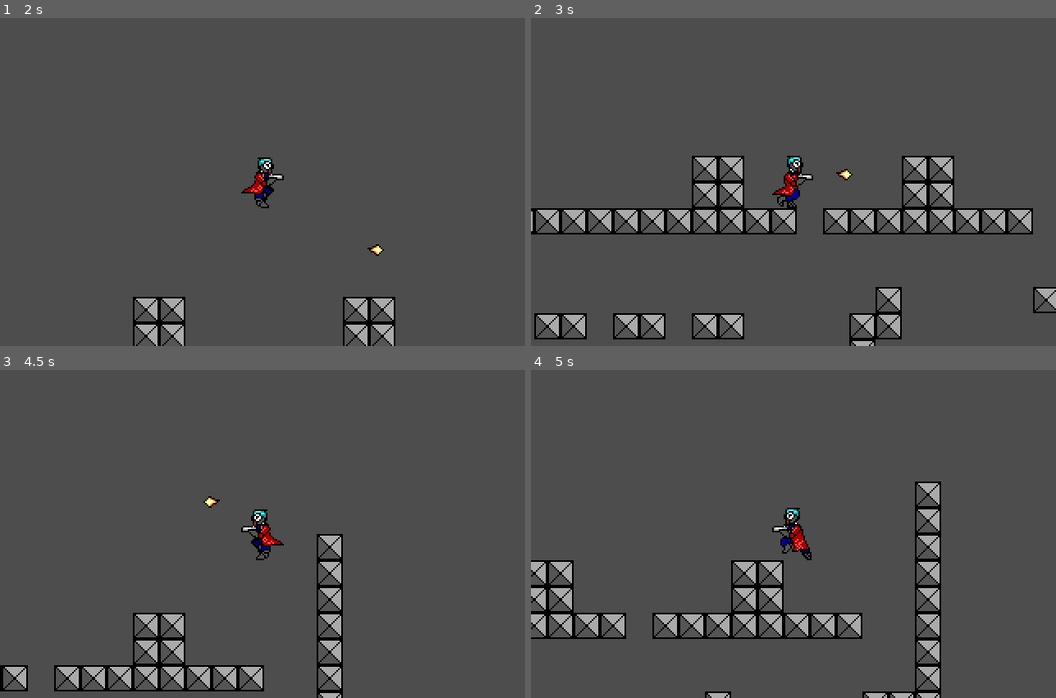
Above: before the commit, frames 1-4 (two rows, left to right).
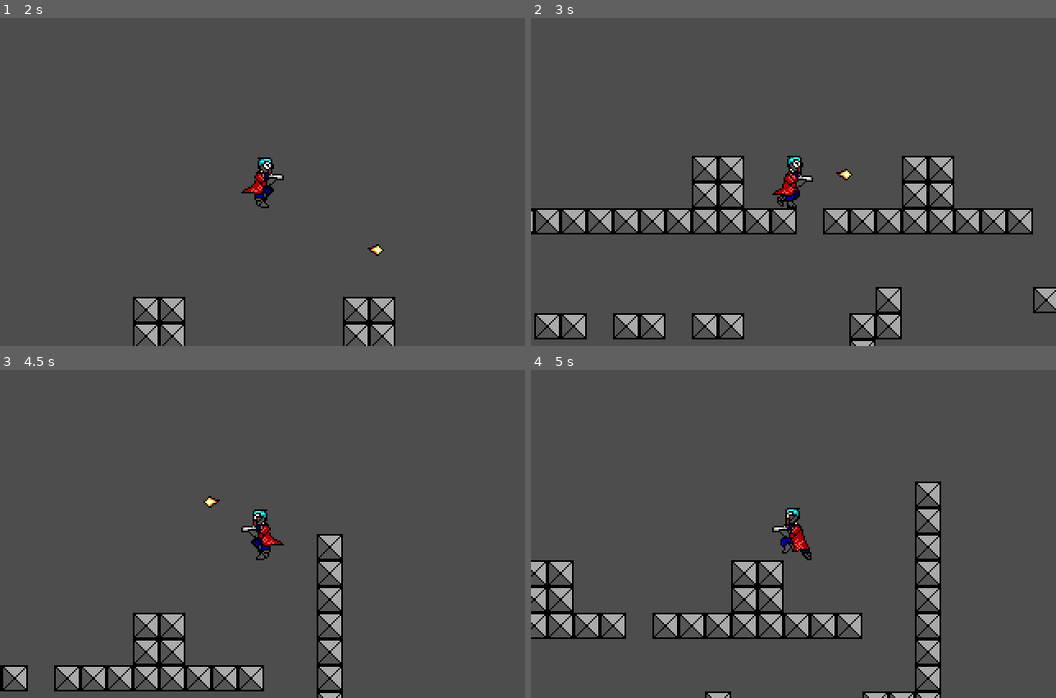
Above: after the commit, the same moments.

Repository: jucarave/nullfire
Game: Godot game, scene res://scenes/test_scene.tscn
The game is run twice, just before and just after one commit, with the same random seed, the same clock (stepped at 60 frames per second) and the same inputs. The project has no main scene, so this scene is started directly.
Inputs:
- Up to frame 1 (2 s): hold Right (right) from 0.53 s (still down); tap A (shoot) at 0.6, 1.55 s; tap D (jump) at 0.77, 0.8, 1.07, 1.35, 1.52, 1.82 s
- Up to frame 2 (3 s): release Right (right) at 2.03 s; hold Left (left) 2.03-2.78 s; tap A (shoot) at 2.1, 2.85 s; tap D (jump) at 2.3 s; hold Right (right) from 2.78 s (still down)
- Up to frame 3 (4.5 s): tap D (jump) at 3.02, 3.32, 3.6, 3.77, 4.07 s; release Right (right) at 4.28 s; hold Left (left) from 4.28 s (still down); tap A (shoot) at 4.35 s
- Up to frame 4 (5 s): keep holding Left (left); tap D (jump) at 4.52, 4.82 s

Frame 1 is identical in both runs. In frame 2, 0.2% of the frame differs, in the area x 47-54%, y 47-57%; in frame 3, less than 0.1%; in frame 4, less than 0.1%.

Commit message:
feat: draw reverse sprites
Instead of changing the handinness of the character now the sprites
are drawn in both directions to keep these details persistent

Diff:
--- a/entities/player.gd
+++ b/entities/player.gd
@@ -7,6 +7,7 @@
 var is_animation_busy: bool = false         # The animations are usually controlled by a function, when this variable is true it means that we are busy playing an animation that must override the rest
 var shooting_lower_delay: float = 0         # In seconds, how much time needs to pass to lower the gun after the last shot
 var projectile: Projectile = null           # Current projectile
+var flip_h: bool = false                    # Is the player looking to the left?
 
 @export var gravity: int = 10
 @export var movement_speed: int = 128
@@ -17,12 +18,19 @@
 @onready var ceiling_raycast: ShapeCast2D = $CeilingRaycast
 @onready var projectile_spawn_point: Node2D = $ProjectileSpawnPoint
 
+func get_sprite_suffix() -> String:
+	var facing_direction: String = "r_"
+	if flip_h:
+		facing_direction = "l_"
+
+	return facing_direction + weapon
+
 func process_movement() -> void:
 	var hor: float = Input.get_axis("left", "right")
 
 	if hor != 0.0:
 		velocity.x = movement_speed * hor
-		sprite.flip_h = hor < 0;
+		flip_h = hor < 0;
 	else:
 		velocity.x = 0
 
@@ -44,14 +52,14 @@
 	projectile = projectile_scene.instantiate()
 	get_tree().root.add_child(projectile)
 	projectile.global_position = global_position
-	projectile.initialize(sprite.flip_h, projectile_spawn_point.position)
+	projectile.initialize(flip_h, projectile_spawn_point.position)
 	projectile.on_destroy.connect(on_projectile_destroy)
 
 func process_shoot() -> void:
 	if  Input.is_action_just_pressed("shoot"):
 		if shooting_lower_delay == 0 and is_idle():
 			is_animation_busy = true
-			sprite.play("idle_" + weapon + "_raise")
+			sprite.play("idle_" + get_sprite_suffix() + "_raise")
 
 		if shooting_lower_delay > 0 or not is_idle():
 			spawn_projectile()
@@ -72,26 +80,26 @@
 
 			if is_idle():
 				is_animation_busy = true
-				sprite.play("idle_" + weapon + "_lower")
+				sprite.play("idle_" + get_sprite_suffix() + "_lower")
 				return
 
 	if is_on_floor():
 		if velocity.x != 0:
-			sprite.play("run_" + weapon + sprite_suffix)
+			sprite.play("run_" + get_sprite_suffix() + sprite_suffix)
 		else:
-			sprite.play("idle_" + weapon + sprite_suffix)
+			sprite.play("idle_" + get_sprite_suffix() + sprite_suffix)
 	elif velocity.y > 0:
-		sprite.play("fall_" + weapon + sprite_suffix)
+		sprite.play("fall_" + get_sprite_suffix() + sprite_suffix)
 	elif velocity.y < 0:
-		sprite.play("jump_" + weapon + sprite_suffix)
+		sprite.play("jump_" + get_sprite_suffix() + sprite_suffix)
 
 func _on_animated_sprite_2d_animation_finished() -> void:
-	if sprite.animation == "idle_" + weapon + "_lower":
+	if sprite.animation == "idle_" + get_sprite_suffix() + "_lower":
 		is_animation_busy = false
-	elif sprite.animation == "idle_" + weapon + "_raise":
+	elif sprite.animation == "idle_" + get_sprite_suffix() + "_raise":
 		is_animation_busy = false
 		spawn_projectile()
-		sprite.play("idle_gun_aim")
+		sprite.play("idle_" + get_sprite_suffix() + "_aim")
 
 func _process(delta: float) -> void:
 	process_shoot()
--- a/entities/player.tscn
+++ b/entities/player.tscn
@@ -1,9 +1,17 @@
-[gd_scene load_steps=27 format=3 uid="uid://bp5i70pyp0jr0"]
+[gd_scene load_steps=47 format=3 uid="uid://bp5i70pyp0jr0"]
 
 [ext_resource type="Script" uid="uid://ca3wiu248mib4" path="res://entities/player.gd" id="1_b0kkn"]
 [ext_resource type="Texture2D" uid="uid://dtq4k8f3ja4oi" path="res://sprites/red_strike.png" id="1_merdl"]
 [ext_resource type="PackedScene" uid="uid://dpwqbsxsy3osx" path="res://entities/projectile.tscn" id="2_e4p34"]
 
+[sub_resource type="AtlasTexture" id="AtlasTexture_ib8tg"]
+atlas = ExtResource("1_merdl")
+region = Rect2(288, 64, 32, 32)
+
+[sub_resource type="AtlasTexture" id="AtlasTexture_rcwxb"]
+atlas = ExtResource("1_merdl")
+region = Rect2(288, 128, 32, 32)
+
 [sub_resource type="AtlasTexture" id="AtlasTexture_qsoyl"]
 atlas = ExtResource("1_merdl")
 region = Rect2(32, 64, 32, 32)
@@ -12,6 +20,38 @@
 atlas = ExtResource("1_merdl")
 region = Rect2(32, 128, 32, 32)
 
+[sub_resource type="AtlasTexture" id="AtlasTexture_28s6d"]
+atlas = ExtResource("1_merdl")
+region = Rect2(256, 0, 32, 32)
+
+[sub_resource type="AtlasTexture" id="AtlasTexture_cicqb"]
+atlas = ExtResource("1_merdl")
+region = Rect2(384, 0, 32, 32)
+
+[sub_resource type="AtlasTexture" id="AtlasTexture_hj0ki"]
+atlas = ExtResource("1_merdl")
+region = Rect2(384, 0, 32, 32)
+
+[sub_resource type="AtlasTexture" id="AtlasTexture_fruft"]
+atlas = ExtResource("1_merdl")
+region = Rect2(352, 0, 32, 32)
+
+[sub_resource type="AtlasTexture" id="AtlasTexture_slxql"]
+atlas = ExtResource("1_merdl")
+region = Rect2(256, 0, 32, 32)
+
+[sub_resource type="AtlasTexture" id="AtlasTexture_evlff"]
+atlas = ExtResource("1_merdl")
+region = Rect2(256, 0, 32, 32)
+
+[sub_resource type="AtlasTexture" id="AtlasTexture_7db53"]
+atlas = ExtResource("1_merdl")
+region = Rect2(352, 0, 32, 32)
+
+[sub_resource type="AtlasTexture" id="AtlasTexture_plaij"]
+atlas = ExtResource("1_merdl")
+region = Rect2(384, 0, 32, 32)
+
 [sub_resource type="AtlasTexture" id="AtlasTexture_b0kkn"]
 atlas = ExtResource("1_merdl")
 region = Rect2(0, 0, 32, 32)
@@ -44,6 +84,14 @@
 atlas = ExtResource("1_merdl")
 region = Rect2(128, 0, 32, 32)
 
+[sub_resource type="AtlasTexture" id="AtlasTexture_d2i2q"]
+atlas = ExtResource("1_merdl")
+region = Rect2(256, 64, 32, 32)
+
+[sub_resource type="AtlasTexture" id="AtlasTexture_mdqif"]
+atlas = ExtResource("1_merdl")
+region = Rect2(256, 128, 32, 32)
+
 [sub_resource type="AtlasTexture" id="AtlasTexture_6nm46"]
 atlas = ExtResource("1_merdl")
 region = Rect2(0, 64, 32, 32)
@@ -51,6 +99,38 @@
 [sub_resource type="AtlasTexture" id="AtlasTexture_1n8aq"]
 atlas = ExtResource("1_merdl")
 region = Rect2(0, 128, 32, 32)
+
+[sub_resource type="AtlasTexture" id="AtlasTexture_egchw"]
+atlas = ExtResource("1_merdl")
+region = Rect2(256, 32, 32, 32)
+
+[sub_resource type="AtlasTexture" id="AtlasTexture_ykqge"]
+atlas = ExtResource("1_merdl")
+region = Rect2(288, 32, 32, 32)
+
+[sub_resource type="AtlasTexture" id="AtlasTexture_sn2x3"]
+atlas = ExtResource("1_merdl")
+region = Rect2(320, 32, 32, 32)
+
+[sub_resource type="AtlasTexture" id="AtlasTexture_y10x8"]
+atlas = ExtResource("1_merdl")
+region = Rect2(352, 32, 32, 32)
+
+[sub_resource type="AtlasTexture" id="AtlasTexture_1sc42"]
+atlas = ExtResource("1_merdl")
+region = Rect2(256, 96, 32, 32)
+
+[sub_resource type="AtlasTexture" id="AtlasTexture_0t50q"]
+atlas = ExtResource("1_merdl")
+region = Rect2(288, 96, 32, 32)
+
+[sub_resource type="AtlasTexture" id="AtlasTexture_5qcl2"]
+atlas = ExtResource("1_merdl")
+region = Rect2(320, 96, 32, 32)
+
+[sub_resource type="AtlasTexture" id="AtlasTexture_1w6s4"]
+atlas = ExtResource("1_merdl")
+region = Rect2(352, 96, 32, 32)
 
 [sub_resource type="AtlasTexture" id="AtlasTexture_merdl"]
 atlas = ExtResource("1_merdl")
@@ -88,10 +168,26 @@
 animations = [{
 "frames": [{
 "duration": 1.0,
+"texture": SubResource("AtlasTexture_ib8tg")
+}],
+"loop": true,
+"name": &"fall_l_gun",
+"speed": 5.0
+}, {
+"frames": [{
+"duration": 1.0,
+"texture": SubResource("AtlasTexture_rcwxb")
+}],
+"loop": true,
+"name": &"fall_l_gun_aim",
+"speed": 5.0
+}, {
+"frames": [{
+"duration": 1.0,
 "texture": SubResource("AtlasTexture_qsoyl")
 }],
 "loop": true,
-"name": &"fall_gun",
+"name": &"fall_r_gun",
 "speed": 5.0
 }, {
 "frames": [{
@@ -99,15 +195,59 @@
 "texture": SubResource("AtlasTexture_cgp7q")
 }],
 "loop": true,
-"name": &"fall_gun_aim",
-"speed": 5.0
+"name": &"fall_r_gun_aim",
+"speed": 5.0
+}, {
+"frames": [{
+"duration": 1.0,
+"texture": SubResource("AtlasTexture_28s6d")
+}],
+"loop": true,
+"name": &"idle_l_gun",
+"speed": 5.0
+}, {
+"frames": [{
+"duration": 1.0,
+"texture": SubResource("AtlasTexture_cicqb")
+}],
+"loop": true,
+"name": &"idle_l_gun_aim",
+"speed": 5.0
+}, {
+"frames": [{
+"duration": 1.0,
+"texture": SubResource("AtlasTexture_hj0ki")
+}, {
+"duration": 1.0,
+"texture": SubResource("AtlasTexture_fruft")
+}, {
+"duration": 1.0,
+"texture": SubResource("AtlasTexture_slxql")
+}],
+"loop": false,
+"name": &"idle_l_gun_lower",
+"speed": 16.0
+}, {
+"frames": [{
+"duration": 1.0,
+"texture": SubResource("AtlasTexture_evlff")
+}, {
+"duration": 1.0,
+"texture": SubResource("AtlasTexture_7db53")
+}, {
+"duration": 1.0,
+"texture": SubResource("AtlasTexture_plaij")
+}],
+"loop": false,
+"name": &"idle_l_gun_raise",
+"speed": 16.0
 }, {
 "frames": [{
 "duration": 1.0,
 "texture": SubResource("AtlasTexture_b0kkn")
 }],
 "loop": true,
-"name": &"idle_gun",
+"name": &"idle_r_gun",
 "speed": 5.0
 }, {
 "frames": [{
@@ -115,7 +255,7 @@
 "texture": SubResource("AtlasTexture_i623q")
 }],
 "loop": true,
-"name": &"idle_gun_aim",
+"name": &"idle_r_gun_aim",
 "speed": 5.0
 }, {
 "frames": [{
@@ -129,7 +269,7 @@
 "texture": SubResource("AtlasTexture_q0i8f")
 }],
 "loop": false,
-"name": &"idle_gun_lower",
+"name": &"idle_r_gun_lower",
 "speed": 16.0
 }, {
 "frames": [{
@@ -143,15 +283,31 @@
 "texture": SubResource("AtlasTexture_x08pd")
 }],
 "loop": false,
-"name": &"idle_gun_raise",
+"name": &"idle_r_gun_raise",
 "speed": 16.0
 }, {
 "frames": [{
 "duration": 1.0,
+"texture": SubResource("AtlasTexture_d2i2q")
+}],
+"loop": true,
+"name": &"jump_l_gun",
+"speed": 5.0
+}, {
+"frames": [{
+"duration": 1.0,
+"texture": SubResource("AtlasTexture_mdqif")
+}],
+"loop": true,
+"name": &"jump_l_gun_aim",
+"speed": 5.0
+}, {
+"frames": [{
+"duration": 1.0,
 "texture": SubResource("AtlasTexture_6nm46")
 }],
 "loop": true,
-"name": &"jump_gun",
+"name": &"jump_r_gun",
 "speed": 5.0
 }, {
 "frames": [{
@@ -159,8 +315,42 @@
 "texture": SubResource("AtlasTexture_1n8aq")
 }],
 "loop": true,
-"name": &"jump_gun_aim",
-"speed": 5.0
+"name": &"jump_r_gun_aim",
+"speed": 5.0
+}, {
+"frames": [{
+"duration": 1.0,
+"texture": SubResource("AtlasTexture_egchw")
+}, {
+"duration": 1.0,
+"texture": SubResource("AtlasTexture_ykqge")
+}, {
+"duration": 1.0,
+"texture": SubResource("AtlasTexture_sn2x3")
+}, {
+"duration": 1.0,
+"texture": SubResource("AtlasTexture_y10x8")
+}],
+"loop": true,
+"name": &"run_l_gun",
+"speed": 6.0
+}, {
+"frames": [{
+"duration": 1.0,
+"texture": SubResource("AtlasTexture_1sc42")
+}, {
+"duration": 1.0,
+"texture": SubResource("AtlasTexture_0t50q")
+}, {
+"duration": 1.0,
+"texture": SubResource("AtlasTexture_5qcl2")
+}, {
+"duration": 1.0,
+"texture": SubResource("AtlasTexture_1w6s4")
+}],
+"loop": true,
+"name": &"run_l_gun_aim",
+"speed": 6.0
 }, {
 "frames": [{
 "duration": 1.0,
@@ -176,7 +366,7 @@
 "texture": SubResource("AtlasTexture_qly61")
 }],
 "loop": true,
-"name": &"run_gun",
+"name": &"run_r_gun",
 "speed": 6.0
 }, {
 "frames": [{
@@ -193,7 +383,7 @@
 "texture": SubResource("AtlasTexture_dp3pk")
 }],
 "loop": true,
-"name": &"run_gun_aim",
+"name": &"run_r_gun_aim",
 "speed": 6.0
 }]
 
@@ -212,7 +402,7 @@
 texture_filter = 1
 texture_repeat = 1
 sprite_frames = SubResource("SpriteFrames_e4p34")
-animation = &"idle_gun_aim"
+animation = &"run_l_gun_aim"
 
 [node name="CollisionShape2D" type="CollisionShape2D" parent="."]
 position = Vector2(0, 0.5)
Not shown, changed: design/tasks.txt
Binary file changed: sprites/red_strike.png
